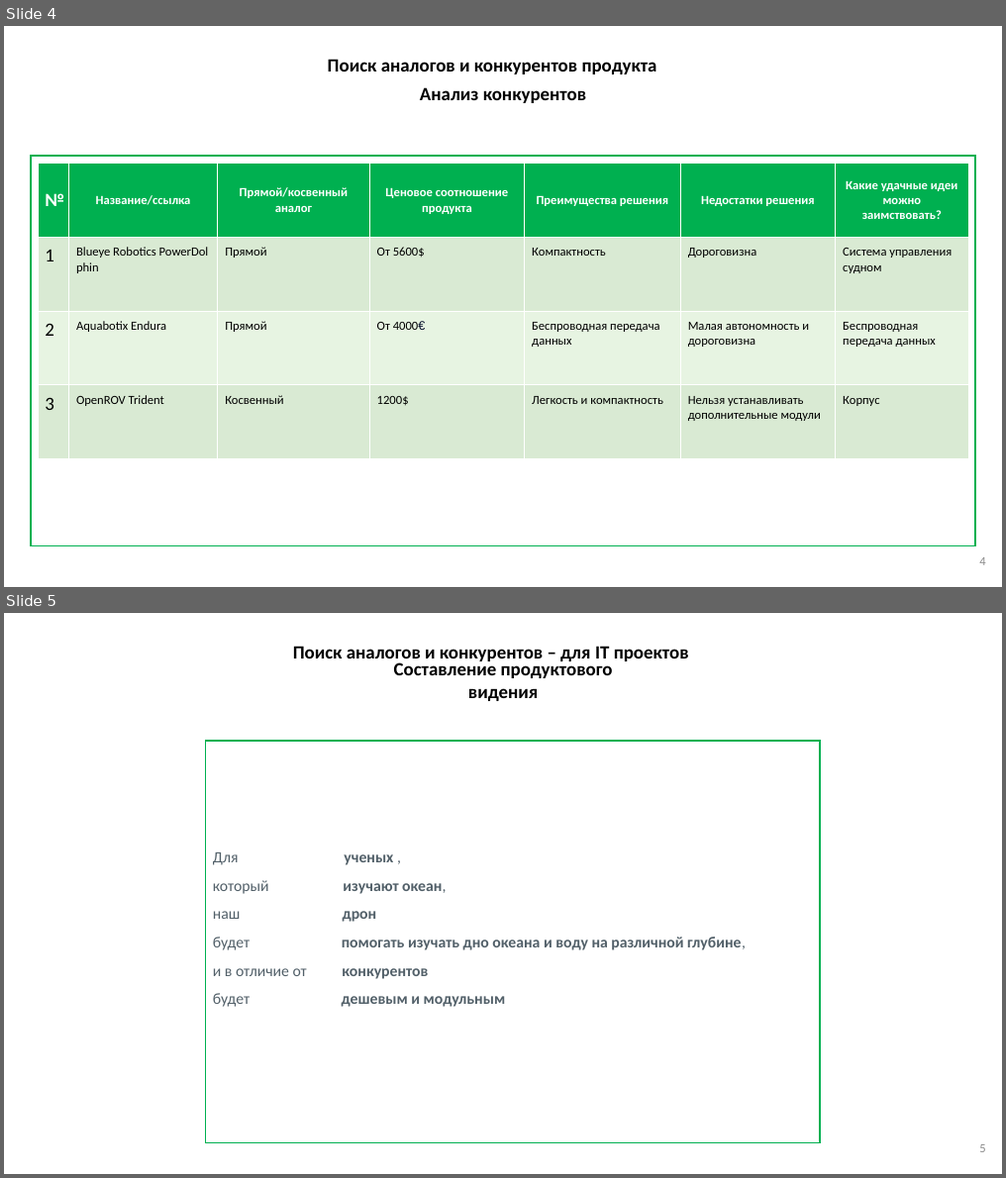
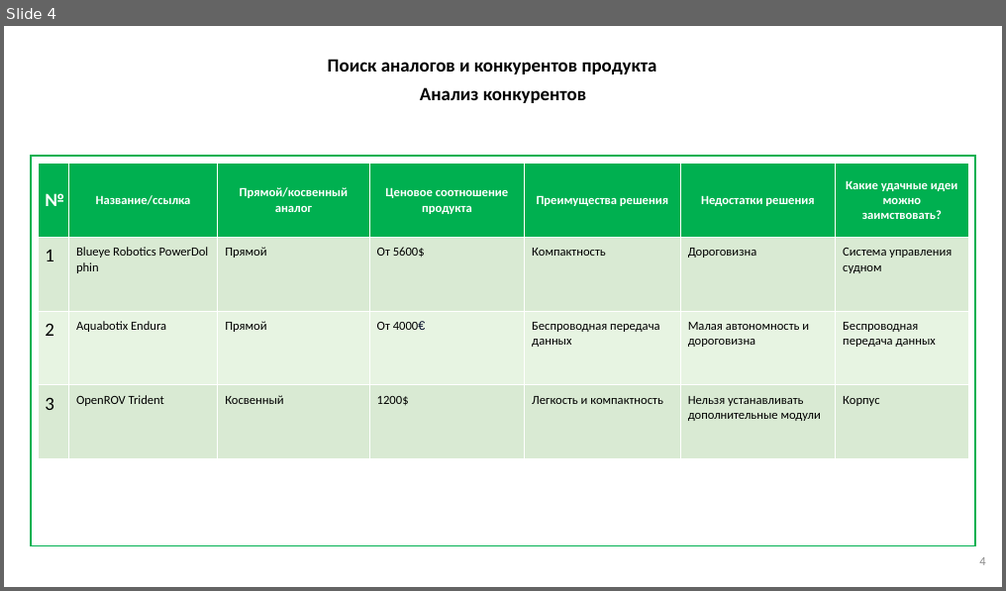
Before and after one commit to dimkashelk/underwater_dron, a slide deck: documents/4_entity/4_Образ_проекта.pptx. Shown one above the other, each under a label of ours: slides 4 and 5 before the commit, slide 4 after it. The pictures are 1006x1178 and 1006x591 pixels, drawn with LibreOffice and Linux fonts; fonts in the diff are those of the drawing; background and template pictures are left out. Boxes give left, top, right and bottom in pixels: in the first picture for what was removed or moved away, otherwise in the second. Text is boxed around its words. In the diff, an @@ line names an element or a change of style, - is before the commit and + after.

```diff
--- a/documents/4_entity/4_Образ_проекта.pptx
+++ b/documents/4_entity/4_Образ_проекта.pptx
@@ slide 5 removed at (x1=4, y1=613, x2=1002, y2=1174), background #FFFFFF @@
@@ text removed at (x1=293, y1=646, x2=689, y2=664) @@
-Поиск аналогов и конкурентов – для IT проектов
@@ text removed at (x1=394, y1=661, x2=613, y2=701) @@
-Составление продуктового видения
@@ rectangle removed at (x1=205, y1=741, x2=820, y2=1144) @@
@@ text removed at (x1=213, y1=853, x2=746, y2=1007) @@
-Для ученых ,
-который изучают океан,
-наш дрон
-будет помогать изучать дно океана и воду на различной глубине,
-и в отличие от конкурентов
-будет дешевым и модульным
@@ page number removed at (x1=979, y1=1145, x2=985, y2=1153) @@
-5
```
Also in this commit, not shown: 1 other file.
